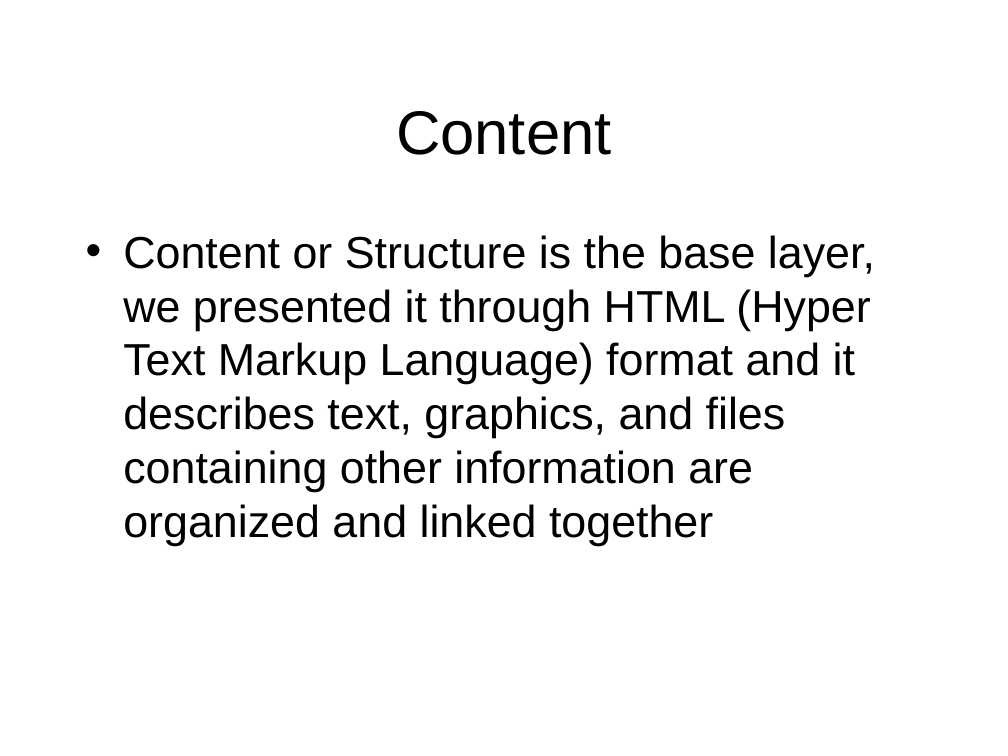
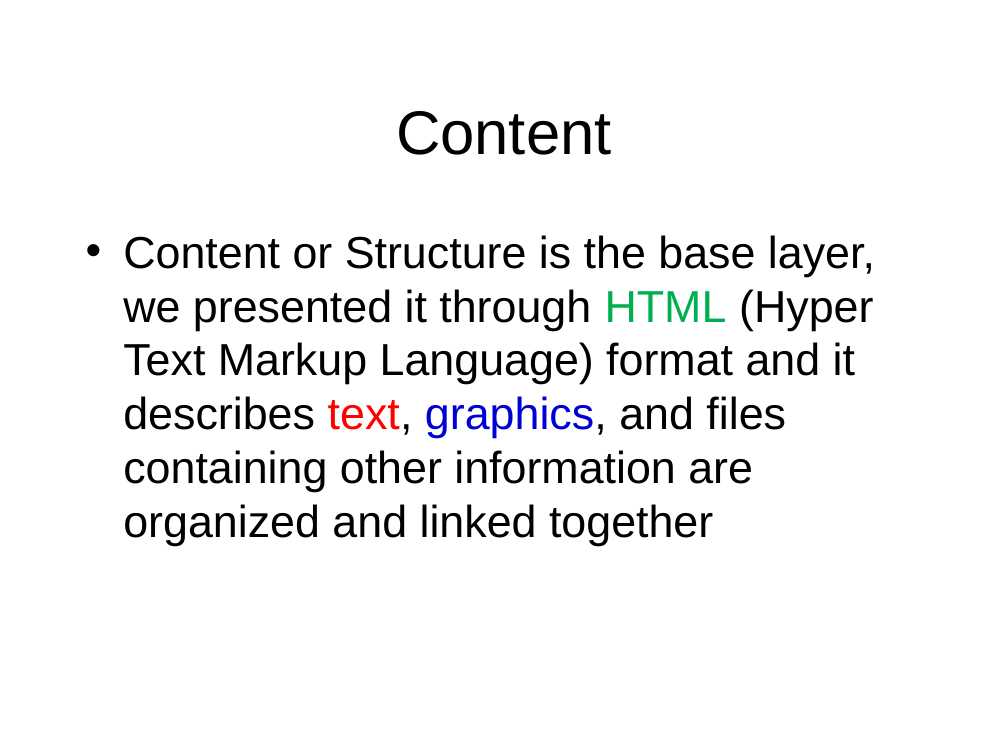
Before and after one commit to octaviordz/zjnu2017.github.io, a slide deck: slide 10 of WAD/lectures/080--Dynamic.vs.Static.Websites.pptx (slide 4 before the commit). Drawn at 1008x756 pixels with LibreOffice and Linux fonts; fonts in the diff are those of the drawing. Boxes give left, top, right and bottom in pixels: in the first picture for what was removed or moved away, otherwise in the second. Text is boxed around its words. In the diff, an @@ line names an element or a change of style, - is before the commit and + after.

Commit message:
Add additional graphics.

```diff
--- a/WAD/lectures/080--Dynamic.vs.Static.Websites.pptx
+++ b/WAD/lectures/080--Dynamic.vs.Static.Websites.pptx
@@ text "Content or Structure is the ..." at <box>123,235,875,546</box>: text colour #000000 to #00B050 in "HTML"; text colour #000000 to #FF0000 in "text,"; text colour #000000 to #0000D4 in "graphics," @@
```
Also in this commit, not shown: 4 other slides changed, 6 slides added.
